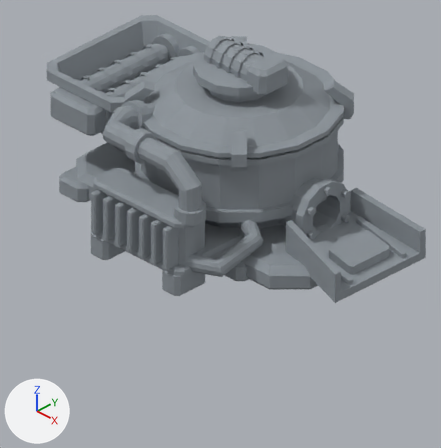
One commit to the Blender file artifacts/refinery-ab/b.blend: the scene before it, then after it.
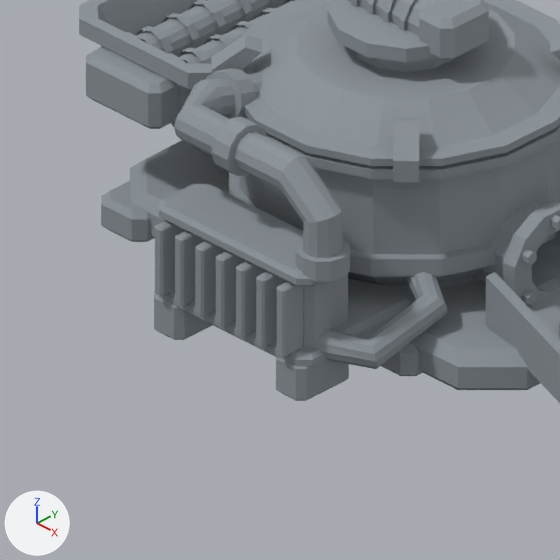
Each version appears first from the file's camera 'Cam', and next in a close-up on the part from 0% to 75% of the width and 13% to 87% of the height. The axes (+X, +Y, +Z) are drawn at lower left. The lights are the same throughout. The older version's two pictures come first.

The first close-up shows 'refinery_b_vertical_vessel'.
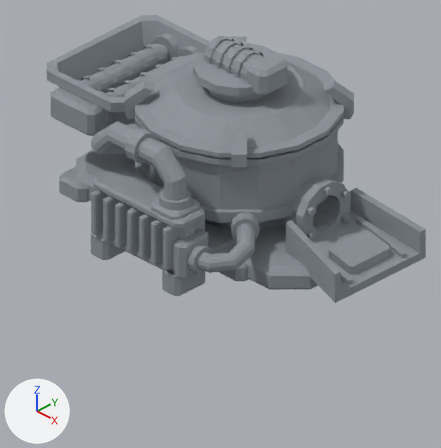
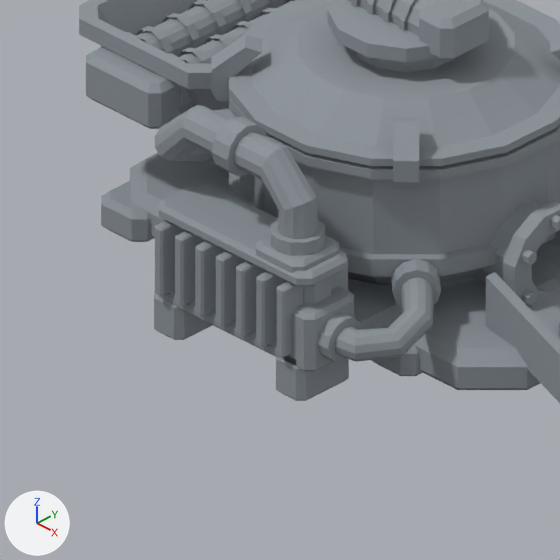
What the commit changed:
me_refinery_b_vertical_vessel is used by ob_refinery_b_vertical_vessel; location (0.0, 0.0, 0.0).
me_refinery_b_vertical_vessel had 6136 vertices, 1410 faces and spanned x -1.81..1.86, y -1.29..1.14, z 0.0..1.79.
me_refinery_b_vertical_vessel now has 7080 vertices, 1642 faces and spans x -1.81..1.86, y -1.29..1.14, z 0.0..1.79.
me_refinery_b_vertical_vessel part 1: 15 loose pieces with 60 vertices, spanning x -0.57..0.98, y -1.15..-0.42, z 0.2..1.37, are deleted.
me_refinery_b_vertical_vessel part 2: 462 vertices moved from x -0.59..0.94, y -1.19..-0.4, z 0.19..1.37 to x -0.63..0.64, y -1.22..-0.4, z 0.7..1.35; 148 vertices removed from x -0.59..0.98, y -1.19..-0.27, z 0.2..1.36; 1152 vertices added at x -0.63..1.1, y -1.23..-0.24, z 0.2..1.35.

Changed parts and their boxes (x1, y1, x2, y2) in the close-ups (560 x 560 px):
part 1 of me_refinery_b_vertical_vessel, deleted
    before: (218, 68, 419, 369)
part 2 of me_refinery_b_vertical_vessel, reshaped
    before: (174, 71, 447, 368)
    after: (155, 105, 441, 371)
